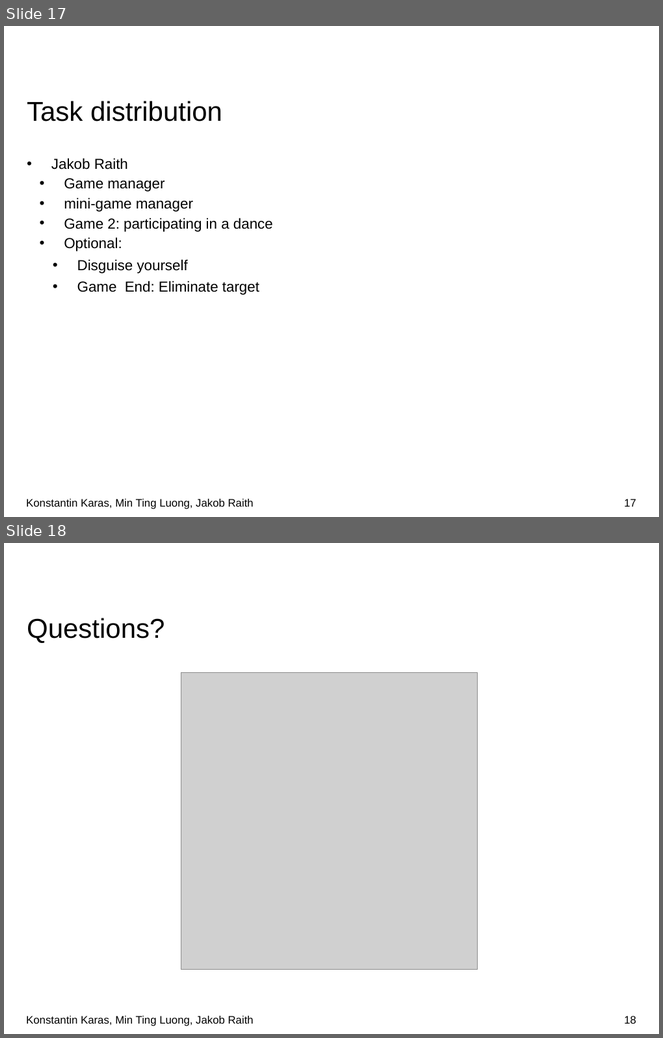
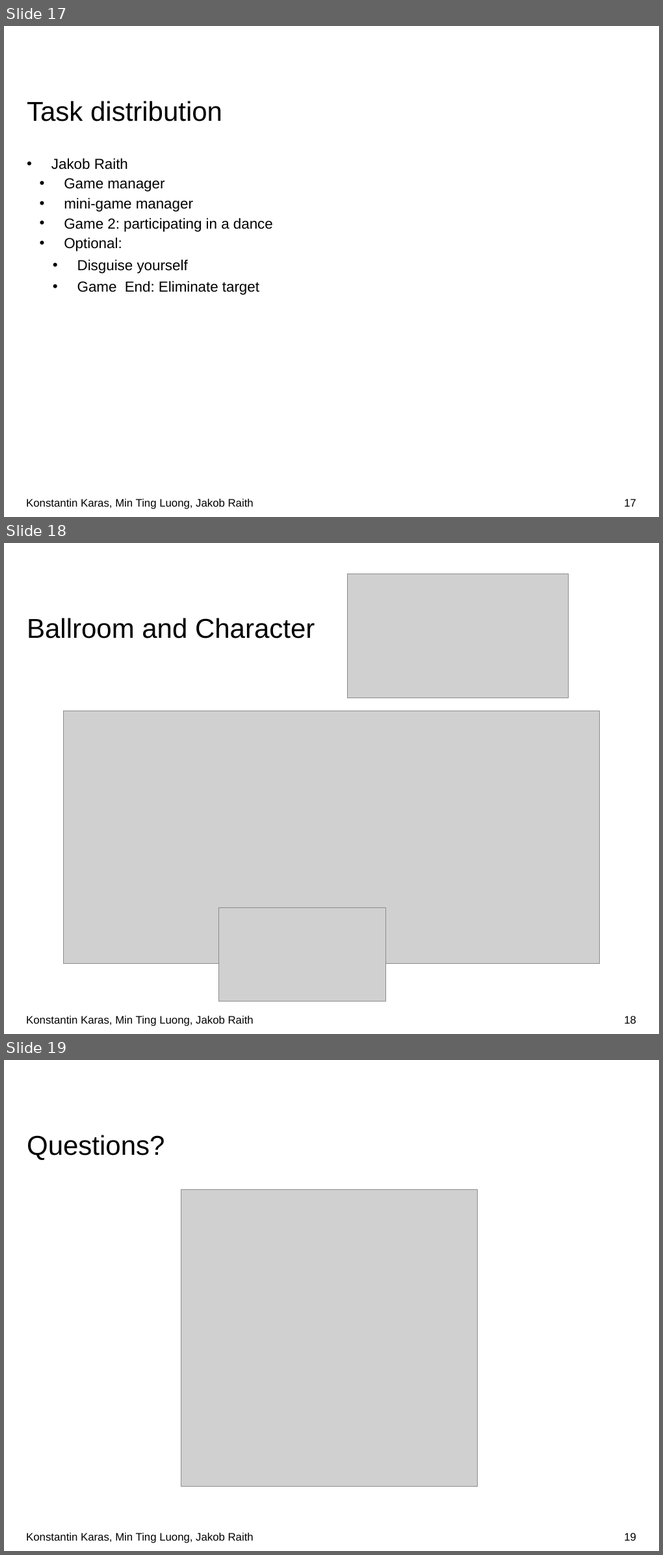
Before and after one commit to doingitraith/TaViS2019, a slide deck: Documents/Kickoff.pptx. Shown one above the other, each under a label of ours: slides 17 and 18 before the commit, slides 17, 18 and 19 after it. The pictures are 663x1038 and 663x1555 pixels, drawn with LibreOffice and Linux fonts; fonts in the diff are those of the drawing; grey boxes stand for pictures; background and template pictures are left out. Boxes give left, top, right and bottom in pixels: in the first picture for what was removed or moved away, otherwise in the second. Text is boxed around its words. In the diff, an @@ line names an element or a change of style, - is before the commit and + after.

Commit message:
Ballroom and Charaacter Slide

```diff
--- a/Documents/Kickoff.pptx
+++ b/Documents/Kickoff.pptx
@@ slide 18 added at (4,543,659,1034), background #FFFFFF @@
@@ picture added at (347,574,568,698) @@
@@ title added at (27,618,315,639), 30 pt, text #000000 @@
+Ballroom and Character
@@ picture added at (64,711,599,964) @@
@@ picture added at (219,908,386,1002) @@
@@ text added at (26,1016,254,1027), 12 pt, text #000000 @@
+Konstantin Karas, Min Ting Luong, Jakob Raith
@@ page number added at (624,1016,636,1024), 12 pt, text #000000 @@
+18
@@ what was slide 18 is now slide 19 @@
@@ page number at (624,1533,636,1541): text changed @@
-18
+19
```
